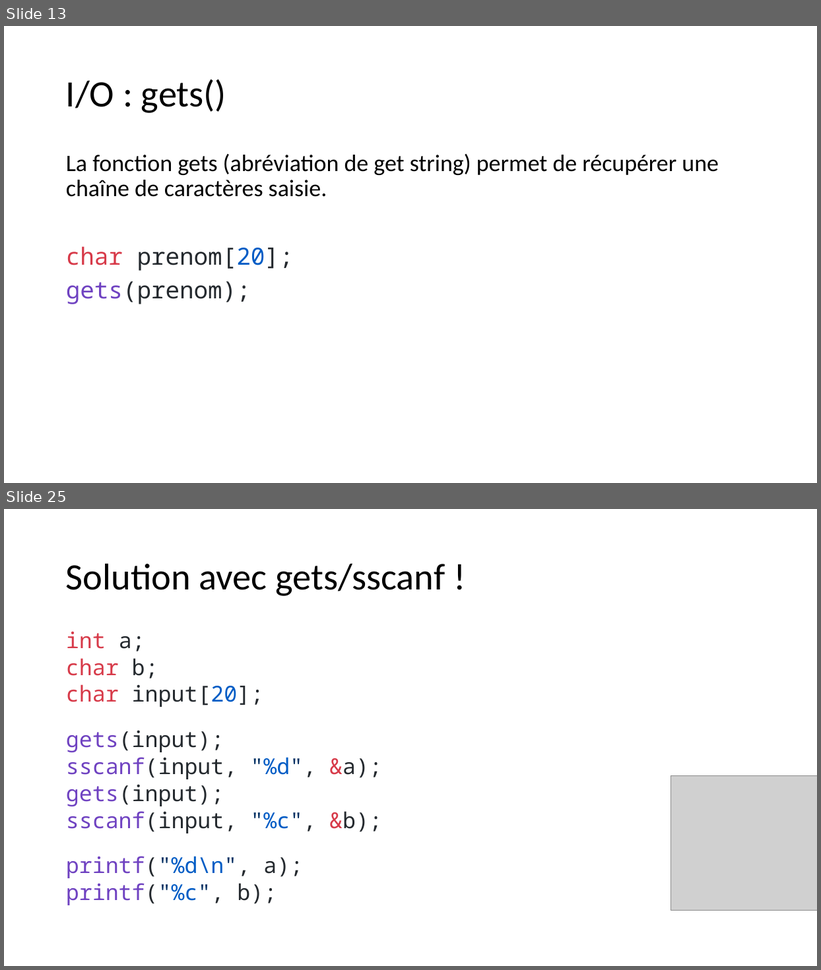
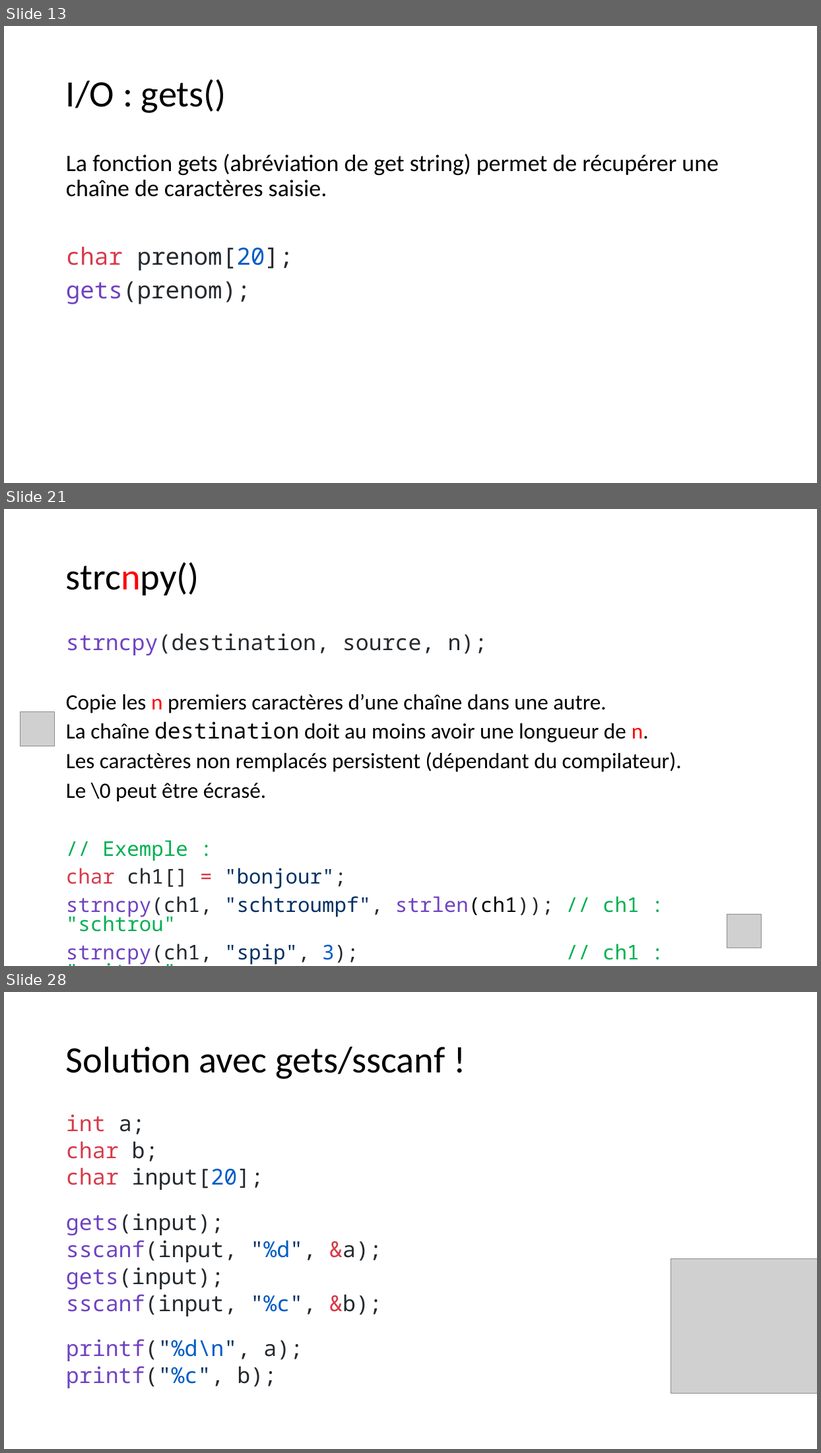
Before and after one commit to standard3/BTS1, a slide deck: 02_C/03_Tableaux/tableaux.pptx. Shown one above the other, each under a label of ours: slides 13 and 25 before the commit, slides 13, 21 and 28 after it; the slides between them are not shown. The pictures are 821x970 and 821x1453 pixels, drawn with LibreOffice and Linux fonts; fonts in the diff are those of the drawing; grey boxes stand for pictures. Boxes give left, top, right and bottom in pixels: in the first picture for what was removed or moved away, otherwise in the second. Text is boxed around its words. In the diff, an @@ line names an element or a change of style, - is before the commit and + after.

```diff
--- a/02_C/03_Tableaux/tableaux.pptx
+++ b/02_C/03_Tableaux/tableaux.pptx
@@ slide 21 added at (4, 509, 817, 966), background #FFFFFF @@
@@ title added at (66, 562, 199, 595), 44 pt, text #000000 @@
+strcnpy()
@@ text added at (66, 633, 682, 965), 25.9 pt, text #000000 @@
+strncpy(destination, source, n);
+Copie les n premiers caractères d’une chaîne dans une autre.
+La chaîne destination doit au moins avoir une longueur de n.
+Les caractères non remplacés persistent (dépendant du compilateur).
+Le \0 peut être écrasé.
+// Exemple :
+char ch1[] = "bonjour";
+strncpy(ch1, "schtroumpf", strlen(ch1)); // ch1 : "schtrou"
+strncpy(ch1, "spip", 3); // ch1 : "spitrou"
@@ picture added at (20, 712, 54, 747) @@
@@ picture added at (727, 915, 761, 949) @@
@@ what was slide 25 is now slide 28 @@
```
Also in this commit, not shown: 11 slides changed, 4 other slides added, 4 other files.
